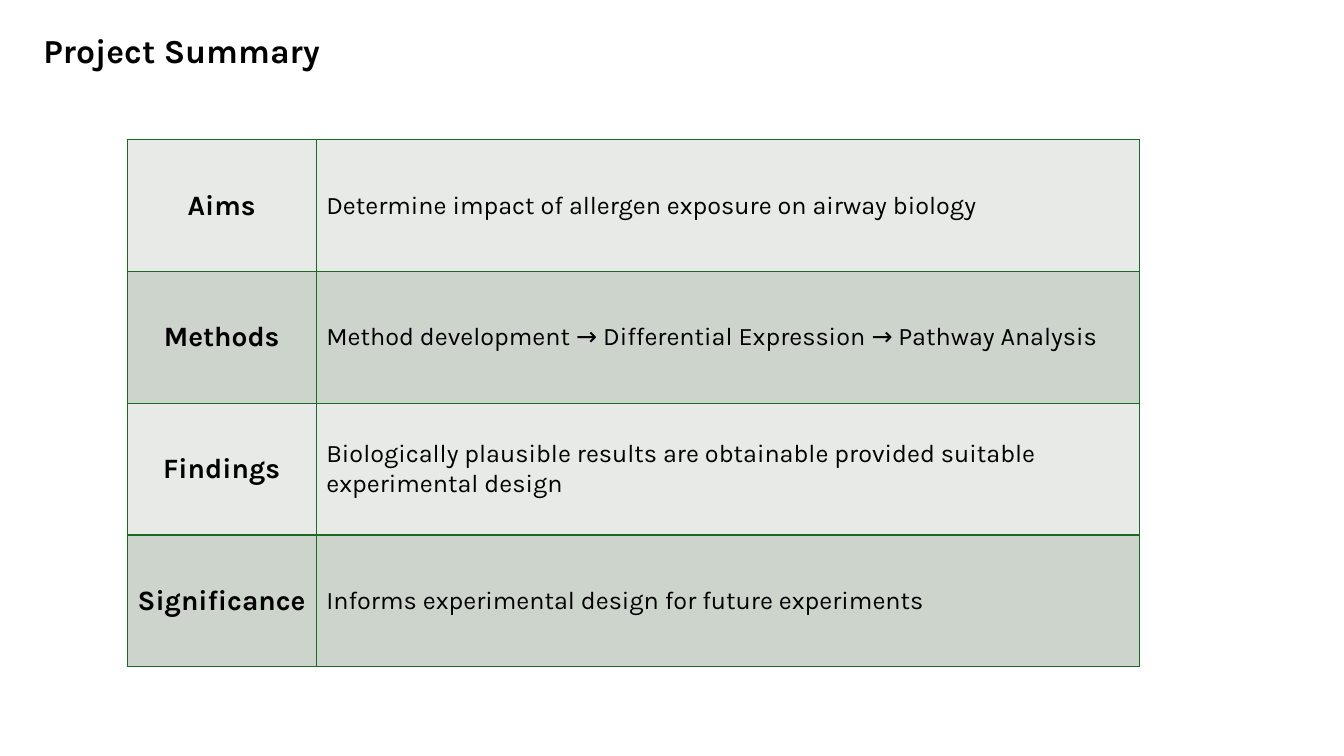
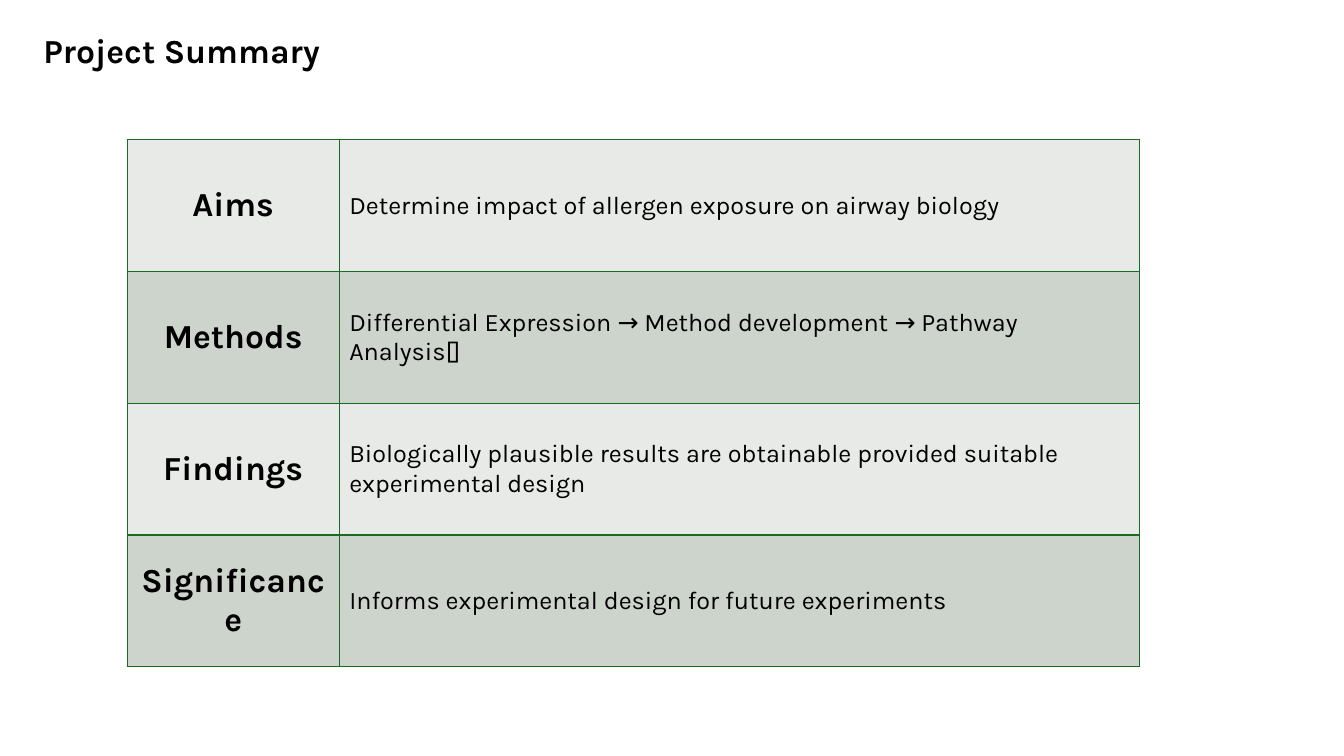
Before and after one commit to CJ770411/L4137_HBEC_EV_Transcriptomics-Project, a slide deck: slide 2 of viva/presentation/drafts/viva_presentation_DRAFT_1.pptx. Drawn at 1344x756 pixels with LibreOffice and Linux fonts; fonts in the diff are those of the drawing. Boxes give left, top, right and bottom in pixels: in the first picture for what was removed or moved away, otherwise in the second. Text is boxed around its words. In the diff, an @@ line names an element or a change of style, - is before the commit and + after.

```diff
--- a/viva/presentation/drafts/viva_presentation_DRAFT_1.pptx
+++ b/viva/presentation/drafts/viva_presentation_DRAFT_1.pptx
@@ table at (x1=127, y1=140, x2=1139, y2=667) @@
-row 2, column 2: Method development → Differential Expression → Pathway Analysis
+row 2, column 2: Differential Expression → Method development → Pathway Analysis[]
@@ size 20 to 24 pt in "Aims", "Methods", "Findings", "Significance" @@
```
Also in this commit, not shown: 3 other slides changed, 11 slides added, 8 other files.
